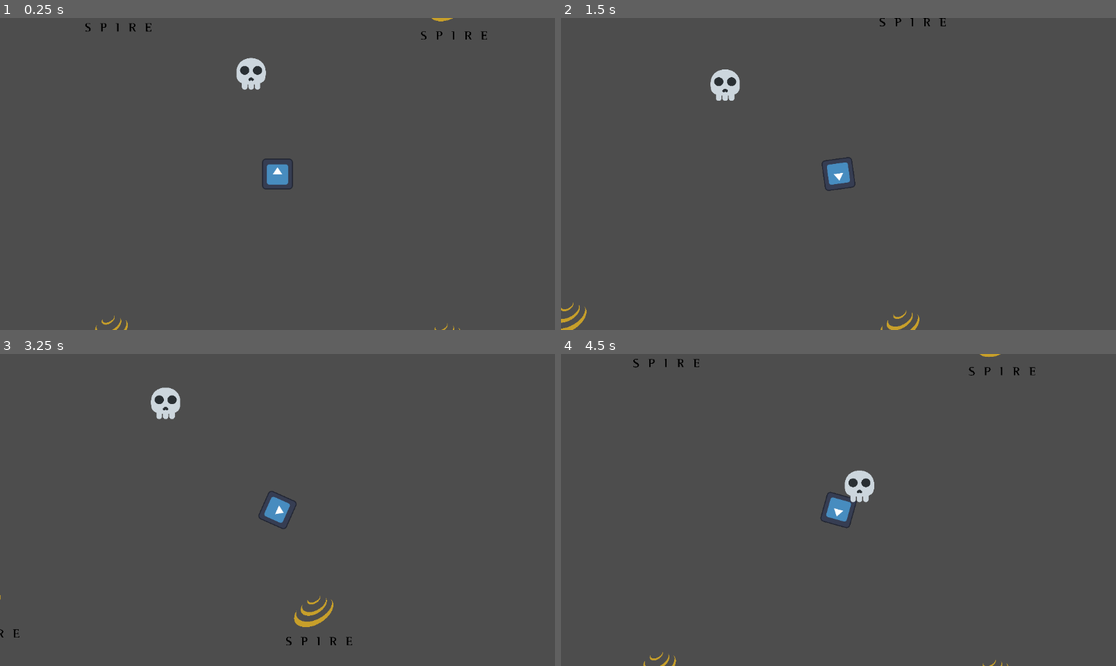
Above: before the commit, frames 1-4 (two rows, left to right).
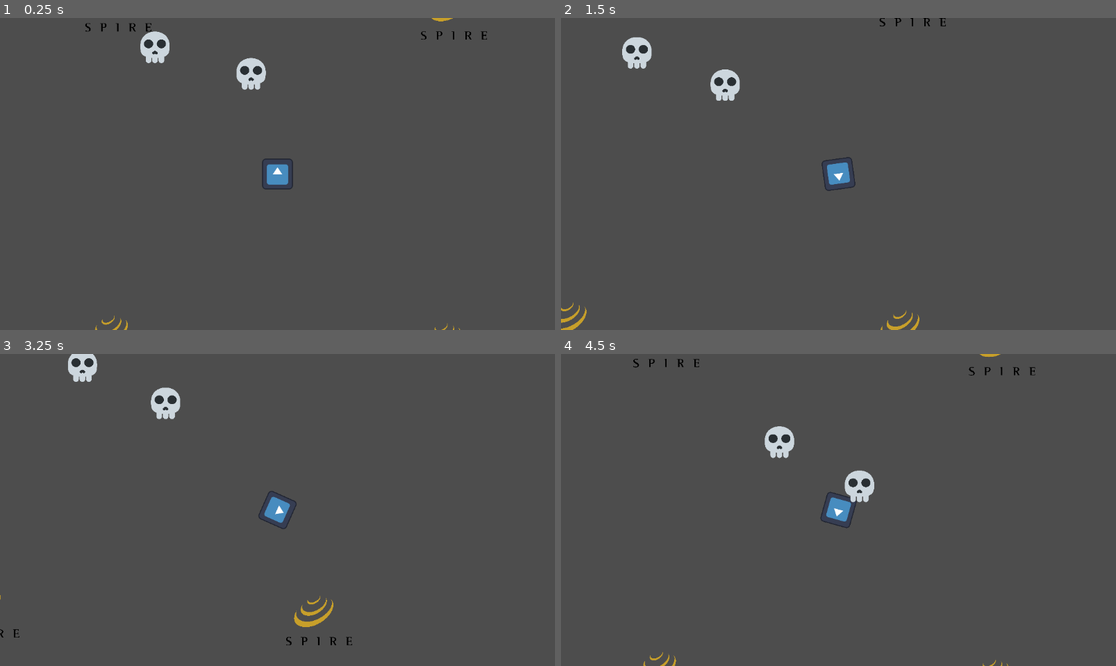
Above: after the commit, the same moments.

Repository: ACM-Game-Dev/FullyhacksSpring2024
Game: Godot game, scene res://map.tscn
Same seed, same stepped clock (60 frames per second), same inputs: the game is played once before the commit and once after it. The engine's default icon, where the game draws it, is replaced by a stand-in: a white triangle on a blue panel in a dark square.
Inputs (mouse positions are in pixels of both pictures, inside the frame that each line leads up to):
- Up to frame 1 (0.25 s): no input
- Up to frame 2 (1.5 s): move the mouse to (960, 158) at 0.52 s; hold Right (ui_right) 0.53-1.28 s; click (960, 158) at 0.67 s; move the mouse to (727, 189) at 1.27 s; hold Down (ui_down) from 1.28 s (still down)
- Up to frame 3 (3.25 s): move the mouse to (333, 441) at 2.02 s; release Down (ui_down) at 2.03 s; hold Right (ui_right) 2.03-2.78 s; move the mouse to (249, 572) at 2.77 s; hold Up (ui_up) from 2.78 s (still down); click (249, 572) at 2.92 s
- Up to frame 4 (4.5 s): move the mouse to (1005, 556) at 3.52 s; release Up (ui_up) at 3.53 s; hold Left (ui_left) from 3.53 s (still down); move the mouse to (672, 463) at 4.27 s

The runs differ from the first frame. In frame 1, 0.4% of the frame differs, in the area x 25-31%, y 4-15%; in frame 2, 0.4%; in frame 3, 0.4%; in frame 4, 0.4%, in the area x 36-43%, y 23-34%.

Commit message:
Added bullets to ranged (Need to aim) and improved melee mobs)

Diff:
--- /dev/null
+++ b/FullyHacks/Bullet.gd
@@ -0,0 +1,22 @@
+extends Node2D
+@export var SPEED: int = 5
+var direction = Vector2.RIGHT
+
+# Called when the node enters the scene tree for the first time.
+func _ready():
+	set_as_top_level(true)
+	look_at(position + direction)
+
+# Called every frame. 'delta' is the elapsed time since the previous frame.
+func _process(delta):
+	direction = Vector2.RIGHT.rotated(rotation)
+	position.x += direction.x * SPEED
+	position.y += direction.y * SPEED
+
+
+func _on_visible_on_screen_notifier_2d_screen_exited():
+	queue_free()
+
+func _on_body_entered(body):
+	if body.name("Player"):
+		queue_free()
--- /dev/null
+++ b/FullyHacks/Bullet.tscn
@@ -0,0 +1,17 @@
+[gd_scene load_steps=3 format=3 uid="uid://1ltq7la3v0xt"]
+
+[ext_resource type="Script" path="res://Bullet.gd" id="1_sm087"]
+
+[sub_resource type="CircleShape2D" id="CircleShape2D_3usxs"]
+
+[node name="Bullet" type="Node2D"]
+script = ExtResource("1_sm087")
+
+[node name="VisibleOnScreenNotifier2D" type="VisibleOnScreenNotifier2D" parent="."]
+
+[node name="Area2D" type="Area2D" parent="."]
+
+[node name="Hitbox" type="CollisionShape2D" parent="Area2D"]
+shape = SubResource("CircleShape2D_3usxs")
+
+[connection signal="screen_exited" from="VisibleOnScreenNotifier2D" to="." method="_on_visible_on_screen_notifier_2d_screen_exited"]
--- a/FullyHacks/GameManager.gd
+++ b/FullyHacks/GameManager.gd
@@ -4,35 +4,20 @@
 	spawn_one = Vector2()
 }
 
-var spawn_delay = 20
-
 var time = 0
-var time_since_spawn = spawn_delay - 5
 var difficulty = 1
-var time_speed = 0.1
 
 
-func check_spawn_monster():
-	if time_since_spawn >= spawn_delay:
-		spawn_robots()
-		time_since_spawn = 0
+# Called when the node enters the scene tree for the first time.
+func _ready():
+	pass # Replace with function body.
 
-func spawn_robots():
-	print("SPAWNED ROBOTS")
 
-func increase_time_speed():
-	time_speed += 0.1
+# Called every frame. 'delta' is the elapsed time since the previous frame.
+func _process(delta):
+	pass
 
-func decrease_time_speed():
-	time_speed -= 0.1
-
-func set_time_speed(val):
-	time_speed = val
 
 func _on_time_increment_timeout():
-	time += time_speed
-	time_since_spawn += time_speed
+	time += 0.1
 	#print(time)
-
-func _process(delta):
-	check_spawn_monster()
--- a/FullyHacks/Melee.tscn
+++ b/FullyHacks/Melee.tscn
@@ -7,7 +7,7 @@
 size = Vector2(38, 32)
 
 [sub_resource type="CircleShape2D" id="CircleShape2D_e30i3"]
-radius = 88.0909
+radius = 34.1321
 
 [node name="Melee" type="CharacterBody2D"]
 collision_layer = 0
@@ -29,5 +29,9 @@
 position = Vector2(1, 4)
 shape = SubResource("CircleShape2D_e30i3")
 
+[node name="Attack_Timer" type="Timer" parent="PlayerDetection"]
+wait_time = 0.25
+
 [connection signal="body_entered" from="PlayerDetection" to="." method="_on_player_detection_body_entered"]
 [connection signal="body_exited" from="PlayerDetection" to="." method="_on_player_detection_body_exited"]
+[connection signal="timeout" from="PlayerDetection/Attack_Timer" to="." method="_on_attack_timer_timeout"]
--- a/FullyHacks/Melee_Logic.gd
+++ b/FullyHacks/Melee_Logic.gd
@@ -9,6 +9,7 @@
 @onready var attack = 5 + (1 * (game.difficulty -1))
 var chase = true
 var attacking = false
+@onready var attacktimer = $PlayerDetection/Attack_Timer
 
 # Called when the node enters the scene tree for the first time.
 func _ready():
@@ -33,6 +34,7 @@
 func _on_player_detection_body_entered(body):
 	if body.name == "Player":
 		attacking = true
+
 	if body.name == "Attack":
 		health -= 10
 
@@ -40,6 +42,13 @@
 func _on_player_detection_body_exited(body):
 	if body.name == "Player":
 		attacking = false
+		attacktimer.stop()
 
 func damage_player():
 	player.take_damage(attack)
+	attacking = false
+	attacktimer.start()
+
+
+func _on_attack_timer_timeout():
+	attacking = true
--- a/FullyHacks/Ranged.tscn
+++ b/FullyHacks/Ranged.tscn
@@ -29,5 +29,8 @@
 position = Vector2(1, 4)
 shape = SubResource("CircleShape2D_ro2e7")
 
+[node name="Shoot Timer" type="Timer" parent="PlayerDetection"]
+
 [connection signal="body_entered" from="PlayerDetection" to="." method="_on_player_detection_body_entered"]
 [connection signal="body_exited" from="PlayerDetection" to="." method="_on_player_detection_body_exited"]
+[connection signal="timeout" from="PlayerDetection/Shoot Timer" to="." method="_on_shoot_timer_timeout"]
--- a/FullyHacks/Ranged_Logic.gd
+++ b/FullyHacks/Ranged_Logic.gd
@@ -1,11 +1,14 @@
 extends CharacterBody2D
-
+@onready var BULLET = preload("res://Bullet.tscn")
 var SPEED = 50
 var gravity = ProjectSettings.get_setting("physics/2d/default_gravity")
 @onready var player = %Player
 var direction
 var health
 var chase = true
+var is_moving = false
+var reloaded = true
+@onready var shoot_timer = $"PlayerDetection/Shoot Timer"
 
 # Called when the node enters the scene tree for the first time.
 func _ready():
@@ -14,14 +17,9 @@
 
 # Called every frame. 'delta' is the elapsed time since the previous frame.
 func _process(delta):
-	direction = (player.global_position - self.global_position).normalized()
-	if chase == true:
-		velocity.x = direction.x * SPEED
-		velocity.y = direction.y * SPEED
-	else:
-		velocity.x = 0
-		velocity.y = 0
-	move_and_slide()
+	move()
+	if (reloaded):
+		shoot_bullet()
 
 func _on_player_detection_body_entered(body):
 	if body.name == "Player":
@@ -32,3 +30,27 @@
 func _on_player_detection_body_exited(body):
 	if body.name == "Player":
 		chase = true
+
+func shoot_bullet():
+	reloaded = false
+	var bullet = BULLET.instantiate()
+	get_tree().current_scene.add_child(bullet)
+	bullet.global_position = global_position
+
+	shoot_timer.start()
+
+func move():
+	direction = (player.global_position - self.global_position).normalized()
+	if chase:
+		velocity.x = direction.x * SPEED
+		velocity.y = direction.y * SPEED
+		is_moving = true
+	else:
+		velocity.x = 0
+		velocity.y = 0
+		is_moving = false
+	move_and_slide()
+
+
+func _on_shoot_timer_timeout():
+	reloaded = true
--- a/FullyHacks/map.tscn
+++ b/FullyHacks/map.tscn
@@ -1,8 +1,9 @@
-[gd_scene load_steps=8 format=3 uid="uid://bkk3uhvumqs3t"]
+[gd_scene load_steps=9 format=3 uid="uid://bkk3uhvumqs3t"]
 
 [ext_resource type="Script" path="res://GameManager.gd" id="1_ty2ar"]
 [ext_resource type="PackedScene" uid="uid://cmsssbsoe6chl" path="res://Character/player.tscn" id="1_uajbq"]
 [ext_resource type="PackedScene" uid="uid://dx1lwwrqt5a4k" path="res://spire.tscn" id="2_yeweq"]
+[ext_resource type="PackedScene" uid="uid://bibxc03qearqg" path="res://Ranged.tscn" id="4_wx07h"]
 [ext_resource type="PackedScene" uid="uid://dnxmeb0se2fbr" path="res://Melee.tscn" id="5_jyyb8"]
 [ext_resource type="PackedScene" uid="uid://qr8b2k8jlhb3" path="res://MrSuck.tscn" id="6_w2wfe"]
 
@@ -231,6 +232,9 @@
 [node name="MrSuck" parent="Node2D" instance=ExtResource("6_w2wfe")]
 position = Vector2(-6, -515)
 
+[node name="Ranged" parent="Node2D" instance=ExtResource("4_wx07h")]
+position = Vector2(-275, -283)
+
 [node name="Spires" type="Node2D" parent="."]
 unique_name_in_owner = true
 
